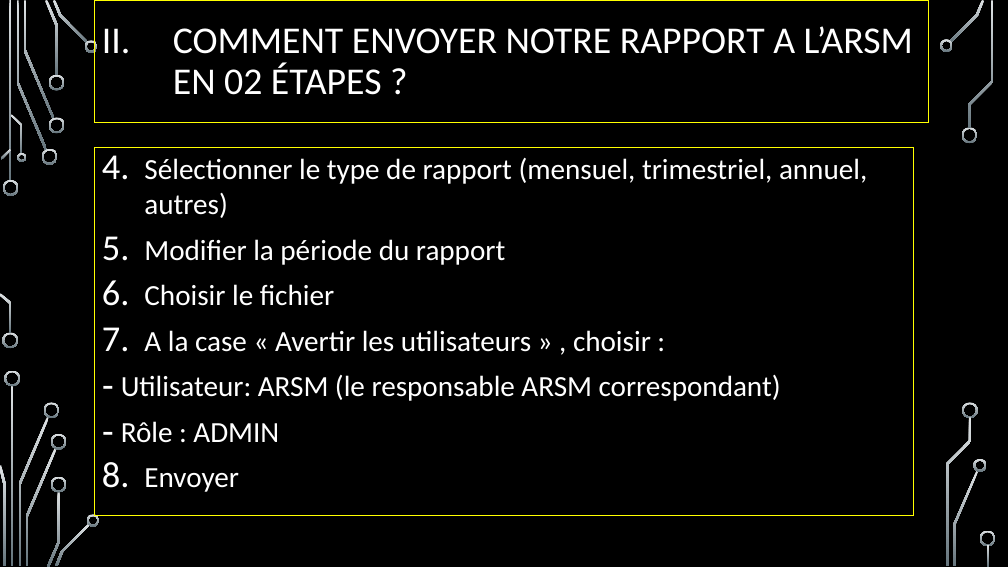
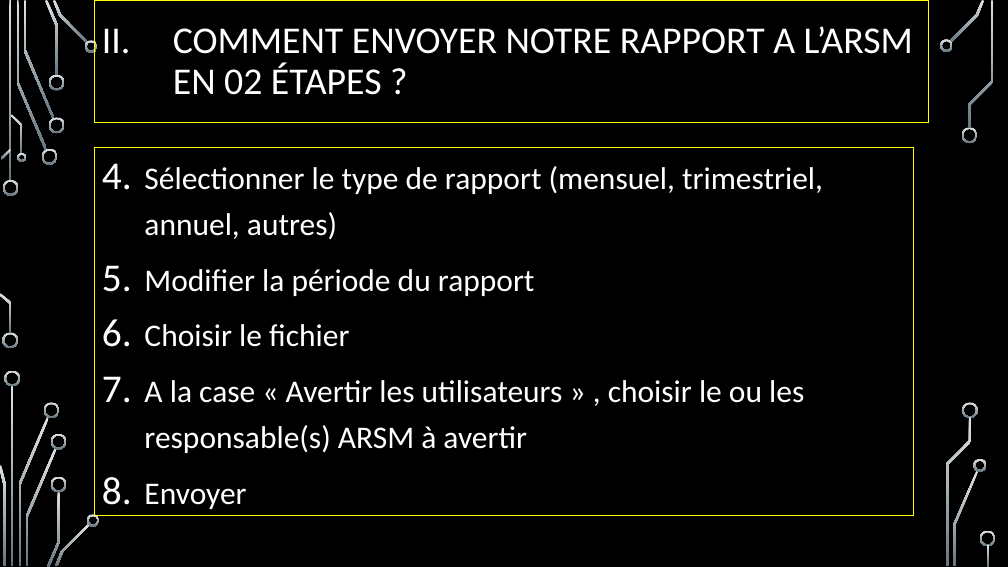
Before and after one commit to Michaellabarre/Arsm_boky, a slide deck: slide 9 of Support de formation - SFD -vf.PPTX. Drawn at 1008x567 pixels with LibreOffice and Linux fonts; fonts in the diff are those of the drawing; background and template pictures are left out. Boxes give left, top, right and bottom in pixels: in the first picture for what was removed or moved away, otherwise in the second. Text is boxed around its words. In the diff, an @@ line names an element or a change of style, - is before the commit and + after.

```diff
--- a/Support de formation - SFD -vf.PPTX
+++ b/Support de formation - SFD -vf.PPTX
@@ text at (x1=144, y1=166, x2=823, y2=509): size 27.8 to 30 pt in "Sélectionner le type de rapport (mensuel, trimestriel, ...", "Modifier la période du rapport", "Choisir le fichier", "Envoyer"; line spacing 1 to 1.2 @@
@@ text at (x1=144, y1=380, x2=804, y2=453): text changed; size 27.8 to 30 pt @@
-7. A la case « Avertir les utilisateurs » , choisir :
-– Utilisateur: ARSM (le responsable ARSM correspondant)
-– Rôle : ADMIN
+7. A la case « Avertir les utilisateurs » , choisir le ou les responsable(s) ARSM à avertir
```
Also in this commit, not shown: 1 other slide changed, 2 other files.
